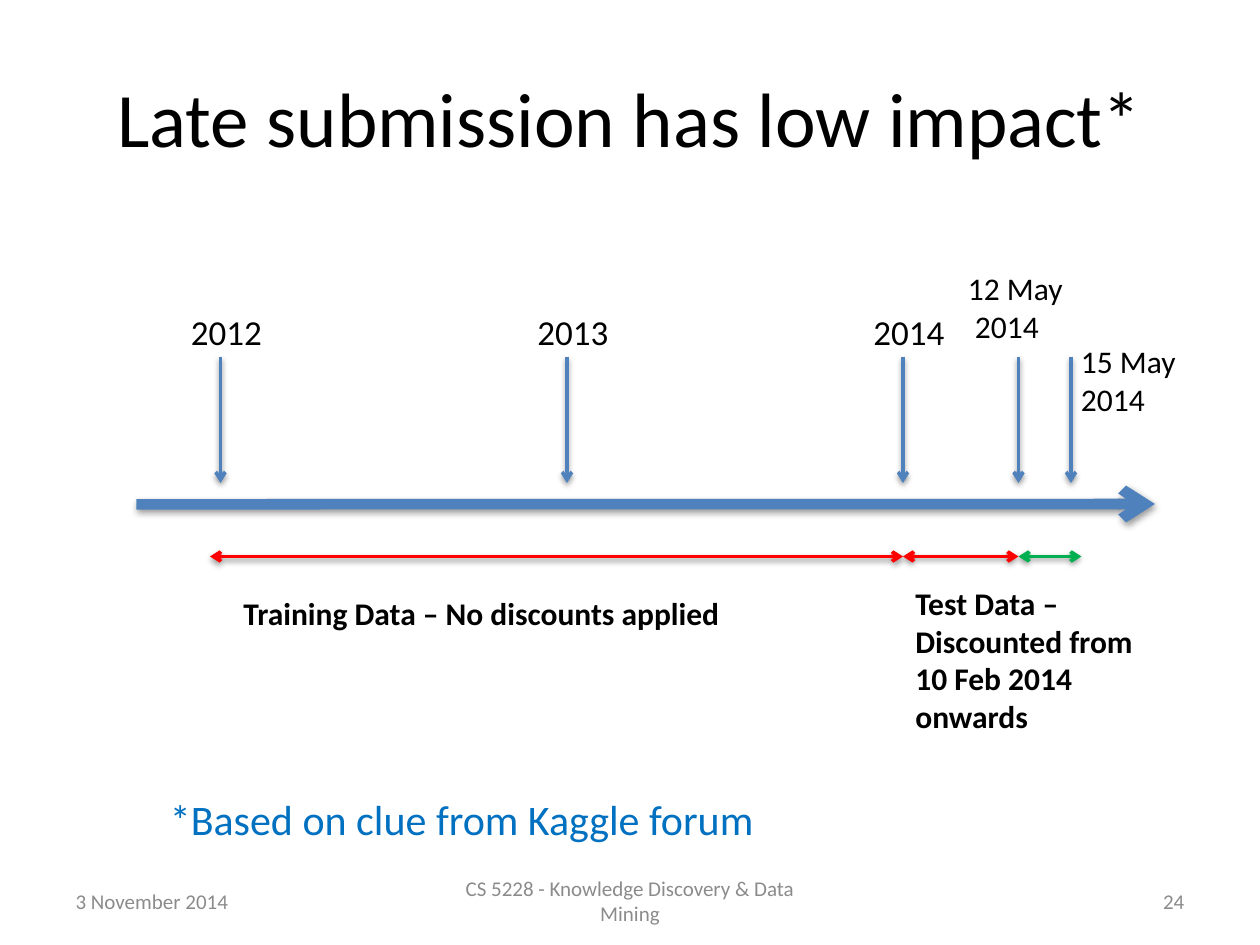
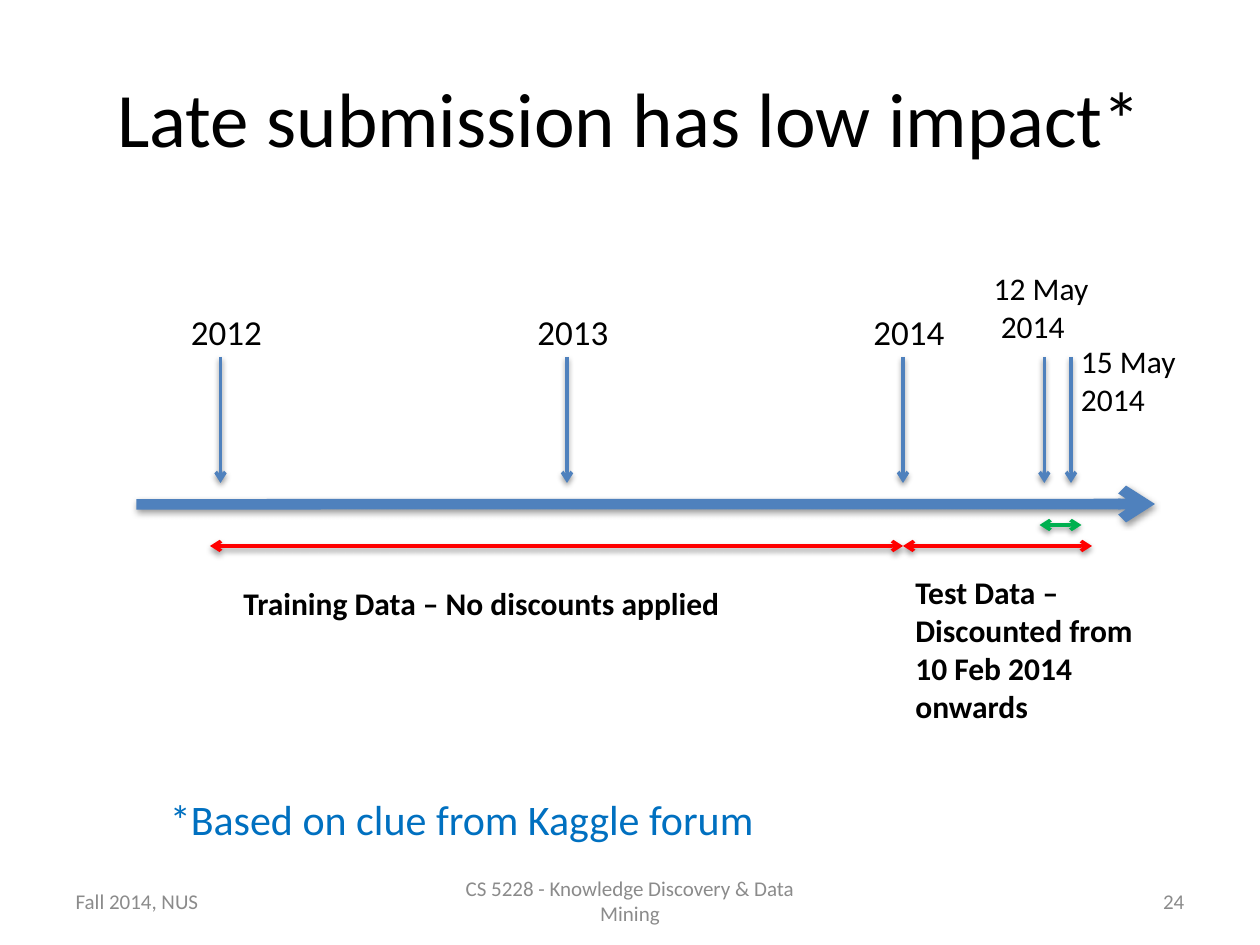
Before and after one commit to raymondhs/Panda-Delights, a slide deck: slide 24 of doc/2014_Nov_04.pptx. Drawn at 1260x945 pixels with LibreOffice and Linux fonts; fonts in the diff are those of the drawing. Boxes give left, top, right and bottom in pixels: in the first picture for what was removed or moved away, otherwise in the second. Text is boxed around its words. In the diff, an @@ line names an element or a change of style, - is before the commit and + after.

```diff
--- a/doc/2014_Nov_04.pptx
+++ b/doc/2014_Nov_04.pptx
@@ text "12 May": place and size @@
-text "12 May" at bbox=[968, 279, 1063, 339]
+text "12 May" at bbox=[994, 279, 1089, 339]
@@ arrow moved from (1018, 357) - (1018, 483) to (1045, 357) - (1045, 483) @@
@@ double arrow moved from (1018, 557) - (1081, 557) to (1040, 525) - (1081, 525) @@
@@ 2 texts, 1 double arrow: place and size @@
-2 texts, 1 double arrow at bbox=[210, 557, 1132, 729]
+2 texts, 1 double arrow at bbox=[210, 546, 1132, 719]
@@ double arrow moved from (903, 557) - (1018, 557) to (903, 546) - (1092, 546) @@
@@ text at bbox=[76, 894, 198, 912]: text changed @@
-3 November 2014
+Fall 2014, NUS
```
Also in this commit, not shown: 26 other slides changed.
